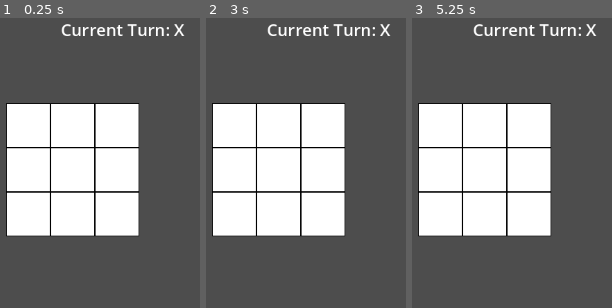
Above: before the commit, frames 1-3 (left to right).
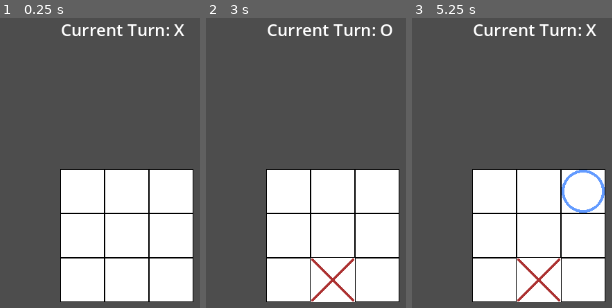
Above: after the commit, the same moments.

Repository: CodeBrew618/306
Game: Godot game, scene res://Scenes/Level.tscn
The game is run twice, just before and just after one commit, with the same random seed, the same clock (stepped at 60 frames per second) and the same inputs.
Inputs (mouse positions are in pixels of both pictures, inside the frame that each line leads up to):
- Up to frame 1 (0.25 s): no input
- Up to frame 2 (3 s): tap Enter at 0.5, 2 s; move the mouse to (outside the picture) at 0.52 s; hold Shift 0.53-1.25 s; click (outside the picture) at 0.67 s; tap Space at 1.25, 2.75 s; drag from (outside the picture) to (312, 279) at 1.27 s; move the mouse to (outside the picture) at 2.02 s; tap Ctrl at 2.1 s; click (outside the picture) at 2.17 s; drag from (312, 279) to (outside the picture) at 2.77 s
- Up to frame 3 (5.25 s): tap Enter at 3.5 s; move the mouse to (outside the picture) at 3.52 s; tap Alt at 3.6 s; click (outside the picture) at 3.67 s; tap Space at 4.25 s; drag from (outside the picture) to (438, 76) at 4.27 s; move the mouse to (598, 189) at 5.02 s; hold Shift from 5.03 s (still down); click (598, 189) at 5.17 s

The runs differ from the first frame. In frame 1, 44% of the frame differs, in the area x 3-97%, y 29-98%; in frame 2, 44%, in the area x 3-97%, y 2-98%; in frame 3, 44%.

Commit message:
Finalizing & debugg the input issue on the board.

Diff:
--- a/A2/a-2-tilemaps-mvc/Scenes/Level.tscn
+++ b/A2/a-2-tilemaps-mvc/Scenes/Level.tscn
@@ -30,7 +30,7 @@
 script = ExtResource("1_vsvp5")
 
 [node name="TileMapLayer" type="TileMapLayer" parent="."]
-position = Vector2(375, 201)
+position = Vector2(453, 296)
 tile_set = SubResource("TileSet_xylue")
 script = ExtResource("3_8rbpu")
 
@@ -43,10 +43,10 @@
 text = "Current Turn: Player - X"
 
 [node name="MessagePanel" type="Panel" parent="."]
-offset_left = 448.0
-offset_top = 222.0
-offset_right = 748.0
-offset_bottom = 372.0
+offset_left = 445.0
+offset_top = 431.0
+offset_right = 745.0
+offset_bottom = 581.0
 theme_override_styles/panel = SubResource("StyleBoxFlat_panel")
 
 [node name="MessageLabel" type="Label" parent="MessagePanel"]
@@ -56,10 +56,10 @@
 anchor_top = 0.5
 anchor_right = 0.5
 anchor_bottom = 0.5
-offset_left = -100.0
-offset_top = -40.0
-offset_right = 100.0
-offset_bottom = -10.0
+offset_left = -94.0
+offset_top = -36.0
+offset_right = 106.0
+offset_bottom = -6.0
 grow_horizontal = 2
 grow_vertical = 2
 theme_override_font_sizes/font_size = 20
--- a/A2/a-2-tilemaps-mvc/Scripts/controller.gd
+++ b/A2/a-2-tilemaps-mvc/Scripts/controller.gd
@@ -12,37 +12,21 @@
 func _ready() -> void:
 	model = Model.new()
 
-	# Get reference to View
 	view = $TileMapLayer as View
 	view.model = model
 
-	# Connect model signals to view (Observer pattern)
 	model.board_updated.connect(view.on_board_updated)
 	model.game_reset.connect(view.on_game_reset)
 
-	# Connect model signals to controller UI updates
 	model.turn_changed.connect(on_turn_changed)
 	model.game_won.connect(on_game_won)
 	model.game_draw.connect(on_game_draw)
 	model.game_reset.connect(on_game_reset)
 
-	# Connect button signal
 	new_game_button.pressed.connect(on_new_game_pressed)
 
-	# Initialize UI
 	update_turn_label()
 	message_panel.hide()
-
-func _input(event: InputEvent) -> void:
-	if event is InputEventMouseButton:
-		if event.pressed and event.button_index == MOUSE_BUTTON_LEFT:
-			handle_click(event.position)
-
-func handle_click(world_pos: Vector2) -> void:
-	# Convert world position to board coordinates
-	var board_pos = view.world_to_board(world_pos)
-
-	model.make_move(board_pos.x, board_pos.y)
 
 func on_turn_changed(current_player: int) -> void:
 	update_turn_label()
--- a/A2/a-2-tilemaps-mvc/Scripts/view.gd
+++ b/A2/a-2-tilemaps-mvc/Scripts/view.gd
@@ -13,8 +13,17 @@
 var model: Model
 
 func _ready() -> void:
-	# Initialize the board visually
 	initialize_visual_board()
+
+func _input(event: InputEvent) -> void:
+	if event is InputEventMouseButton:
+		if event.pressed and event.button_index == MOUSE_BUTTON_LEFT:
+			var local_pos = to_local(event.position)
+			var tile_coords = local_to_map(local_pos)
+
+			if tile_coords.x >= 0 and tile_coords.x < 3 and tile_coords.y >= 0 and tile_coords.y < 3:
+				if model:
+					model.make_move(tile_coords.x, tile_coords.y)
 
 
 
@@ -41,5 +50,7 @@
 func on_game_reset() -> void:
 	initialize_visual_board()
 
-func world_to_board(world_pos: Vector2) -> Vector2i:
-	return local_to_map(to_local(world_pos))
+func world_to_board(screen_pos: Vector2) -> Vector2i:
+	var local_pos = to_local(screen_pos)
+	var tile_coords = local_to_map(local_pos)
+	return tile_coords
Not shown, removed: A2/a-2-tilemaps-mvc/Scripts/addons/gut/GutScene.gd
Not shown, removed: A2/a-2-tilemaps-mvc/Scripts/addons/gut/GutScene.gd.uid
Not shown, removed: A2/a-2-tilemaps-mvc/Scripts/addons/gut/GutScene.tscn
Not shown, removed: A2/a-2-tilemaps-mvc/Scripts/addons/gut/UserFileViewer.gd
Not shown, removed: A2/a-2-tilemaps-mvc/Scripts/addons/gut/UserFileViewer.gd.uid
Not shown, removed: A2/a-2-tilemaps-mvc/Scripts/addons/gut/UserFileViewer.tscn
Not shown, removed: A2/a-2-tilemaps-mvc/Scripts/addons/gut/autofree.gd
Not shown, removed: A2/a-2-tilemaps-mvc/Scripts/addons/gut/autofree.gd.uid
Not shown, removed: A2/a-2-tilemaps-mvc/Scripts/addons/gut/awaiter.gd
Not shown, removed: A2/a-2-tilemaps-mvc/Scripts/addons/gut/awaiter.gd.uid
Not shown, removed: A2/a-2-tilemaps-mvc/Scripts/addons/gut/cli/change_project_warnings.gd
Not shown, removed: A2/a-2-tilemaps-mvc/Scripts/addons/gut/cli/change_project_warnings.gd.uid
(and 230 more such lines)
